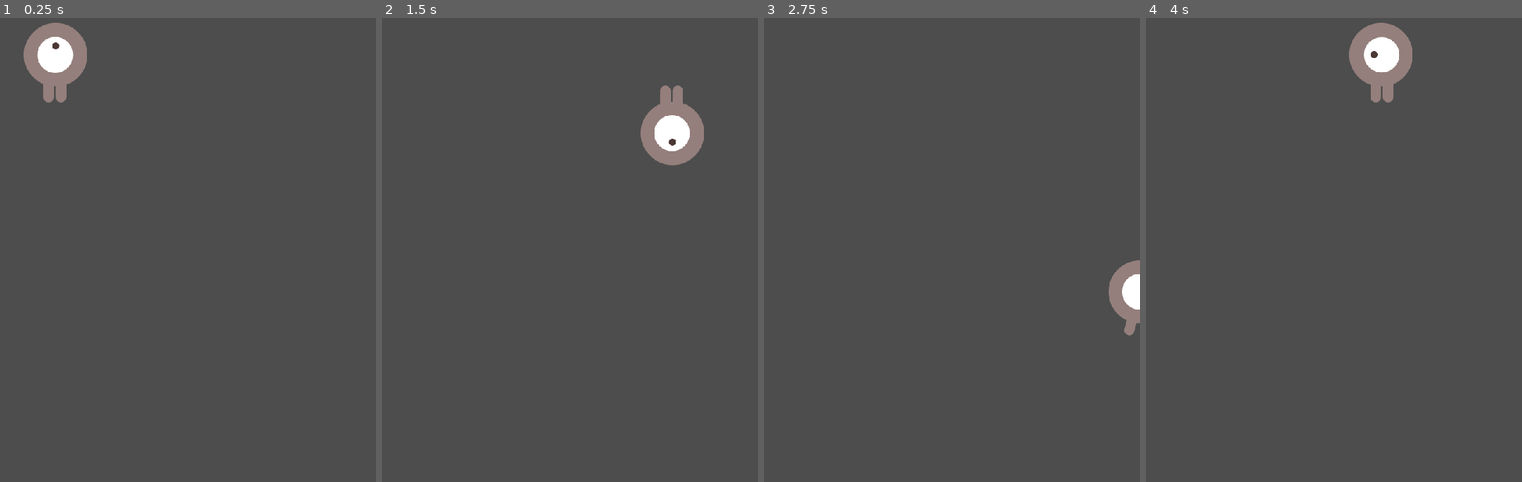
Above: before the commit, frames 1-4 (left to right).
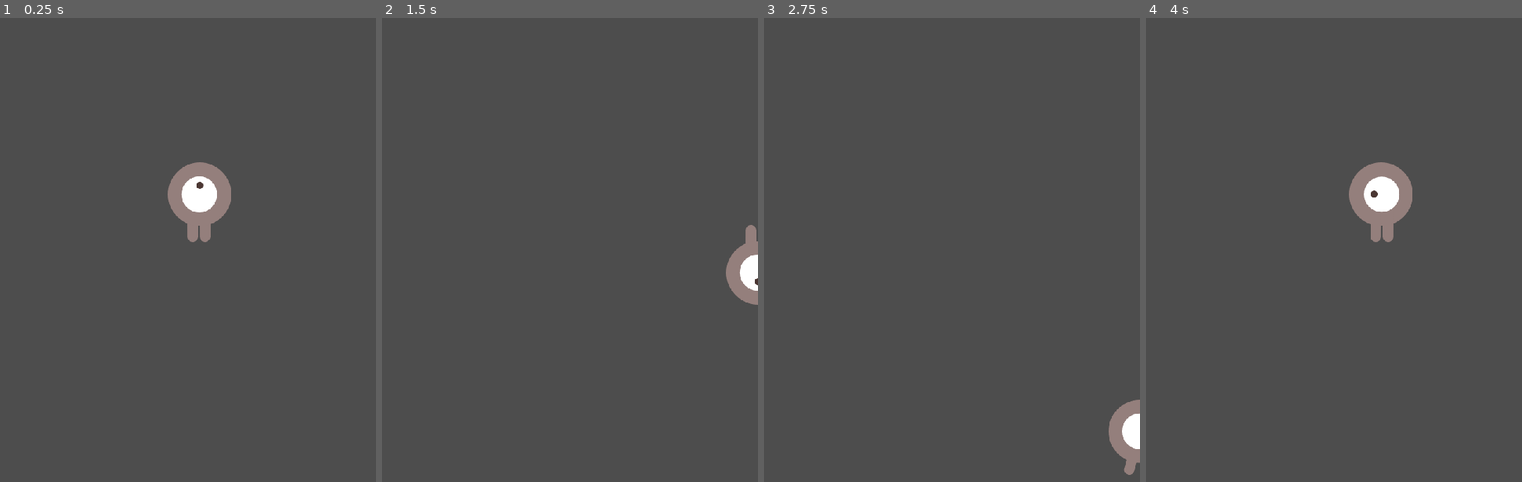
Above: after the commit, the same moments.

Repository: claramoreira/dodgetutorial
Game: Godot game, scene res://principal.tscn
The game is run twice, just before and just after one commit, with the same random seed, the same clock (stepped at 60 frames per second) and the same inputs. Before the commit the project starts from res://jogador.tscn.
Inputs:
- Up to frame 1 (0.25 s): no input
- Up to frame 2 (1.5 s): tap Enter at 0.5 s; hold Right (ui_right) 0.53-1.28 s; hold Down (ui_down) from 1.28 s (still down)
- Up to frame 3 (2.75 s): release Down (ui_down) at 2.03 s; hold Right (ui_right) from 2.03 s (still down)
- Up to frame 4 (4 s): release Right (ui_right) at 2.78 s; hold Up (ui_up) 2.78-3.53 s; hold Left (ui_left) from 3.53 s (still down)

The runs differ from the first frame. In frame 1, 4.0% of the frame differs, in the area x 6-62%, y 1-49%; in frame 2, 3.0%; in frame 3, 1.9%; in frame 4, 4.0%.

Commit message:
main scene creation

Diff:
--- a/jogador.tscn
+++ b/jogador.tscn
@@ -36,7 +36,6 @@
 height = 104.0
 
 [node name="Jogador" type="Area2D"]
-position = Vector2(71, 159)
 script = ExtResource("1_g4gdu")
 
 [node name="AnimatedSprite2D" type="AnimatedSprite2D" parent="."]
@@ -46,5 +45,4 @@
 animation = &"cima"
 
 [node name="CollisionShape2D" type="CollisionShape2D" parent="."]
-position = Vector2(0, 1)
 shape = SubResource("CapsuleShape2D_ivclj")
--- /dev/null
+++ b/principal.gd
@@ -0,0 +1,12 @@
+extends Node
+
+@export var inimigo: PackedScene
+var score
+
+func _ready():
+	randomize()
+
+
+# Called every frame. 'delta' is the elapsed time since the previous frame.
+func _process(delta):
+	pass
--- /dev/null
+++ b/principal.tscn
@@ -0,0 +1,37 @@
+[gd_scene load_steps=5 format=3 uid="uid://b2caeguw51b8r"]
+
+[ext_resource type="PackedScene" uid="uid://cms5y5w4at0i2" path="res://jogador.tscn" id="1_6ma3l"]
+[ext_resource type="Script" path="res://principal.gd" id="1_ua2le"]
+[ext_resource type="PackedScene" uid="uid://cwxmejgyyb5lp" path="res://inimigo.tscn" id="2_kcpxc"]
+
+[sub_resource type="Curve2D" id="Curve2D_ie8wy"]
+_data = {
+"points": PackedVector2Array(0, 0, 0, 0, -1, 1, 0, 0, 0, 0, 479, 0, 0, 0, 0, 0, 480, 720, 0, 0, 0, 0, -1, 721, 0, 0, 0, 0, -1, 1)
+}
+point_count = 5
+
+[node name="principal" type="Node"]
+script = ExtResource("1_ua2le")
+inimigo = ExtResource("2_kcpxc")
+
+[node name="Jogador" parent="." instance=ExtResource("1_6ma3l")]
+position = Vector2(255, 337)
+
+[node name="inicioTimer" type="Timer" parent="."]
+wait_time = 2.0
+one_shot = true
+
+[node name="pontuacaoTimer" type="Timer" parent="."]
+
+[node name="inimigoTimer" type="Timer" parent="."]
+wait_time = 0.5
+
+[node name="posicaoInicial" type="Marker2D" parent="."]
+position = Vector2(240, 450)
+
+[node name="caminhoInimigo" type="Path2D" parent="."]
+curve = SubResource("Curve2D_ie8wy")
+
+[node name="spawnInimigo" type="PathFollow2D" parent="caminhoInimigo"]
+position = Vector2(-1, 1)
+rotation = -0.00208333
--- a/project.godot
+++ b/project.godot
@@ -11,7 +11,7 @@
 [application]
 
 config/name="Dodge Tutorial"
-run/main_scene="res://jogador.tscn"
+run/main_scene="res://principal.tscn"
 config/features=PackedStringArray("4.2", "Forward Plus")
 config/icon="res://icon.svg"
 
